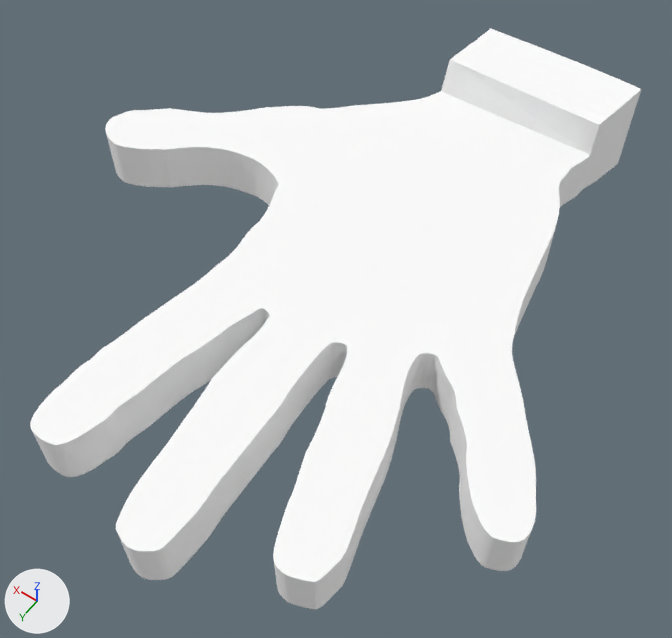
The Blender file Organic/Hands/Rt_Hand_v1.blend: old version first, new version second.
Before and after are seen from a camera (50 mm lens) standing at (-107.0, 144.0, 207.0) and looking at (-14.0, 14.0, 3.0). The lights are fixed; the arrows at lower left show +X, +Y and +Z.

In view in the first picture: 'Rt_Hand'.
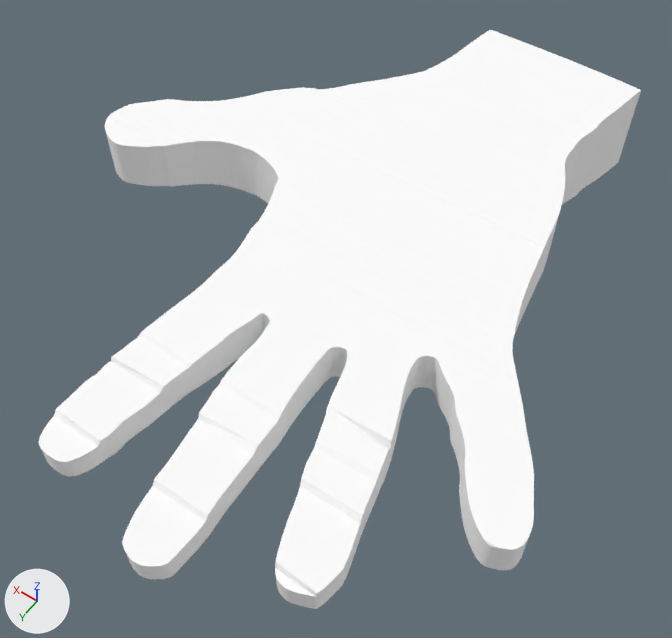
The change, as a diff of the scene's bpy script:
```diff
--- a/Organic/Hands/Rt_Hand_v1.blend.py
+++ b/Organic/Hands/Rt_Hand_v1.blend.py
@@ me_mesh @@
 # used by ob_rt_hand; location = (-7.1, 4.5, 0.0)
-me_mesh.from_pydata(...)  # 2703 vertices, 3556 faces, 22 loose edges; spans x -82.0..91.0, y -98.0..96.0, z 0.0..30.0
+me_mesh.from_pydata(...)  # 2703 vertices, 5336 faces, 22 loose edges; spans x -82.0..91.0, y -98.0..96.0, z 0.0..29.0
+# me_mesh part 1: 848 vertices moved from x -82.0..91.0, y -98.0..96.0, z 16.0..30.0 to x -82.0..91.0, y -98.0..96.0, z 7.0..29.0
 me_mesh.materials.append(mat_material_001)
@@ ob_rt_hand @@
 ob_rt_hand = bpy.data.objects.new('Rt_Hand', me_mesh)
-ob_rt_hand.location = (-7.1, 4.5, 0.0)
+ob_rt_hand.location = (-7.1, 4.5, 0.4)
```

Location of each change, (x1, y1, x2, y2) in pixels of the pictures (672 x 638 px):
'Rt_Hand', reshaped, moved
    before: (30, 29, 641, 610)
    after: (39, 30, 641, 609)
